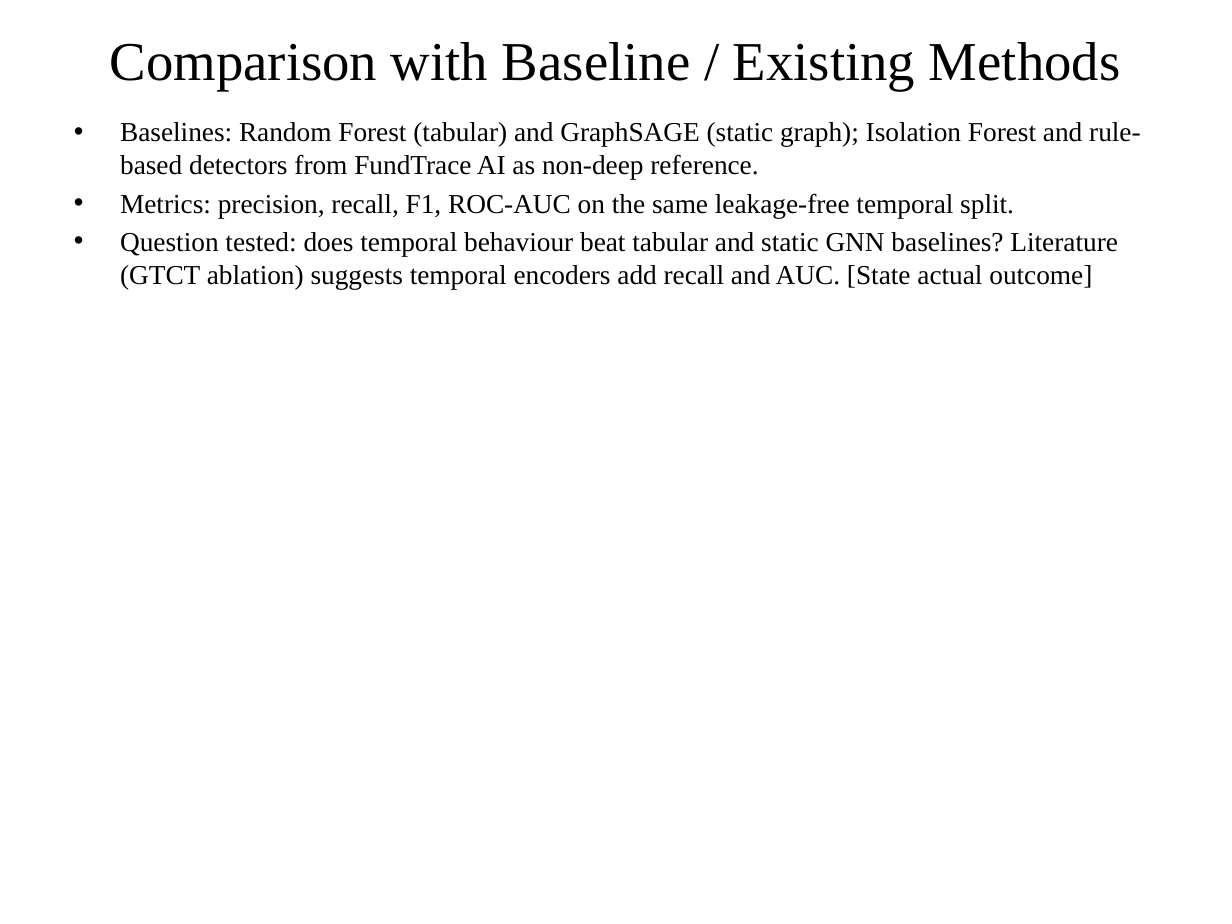
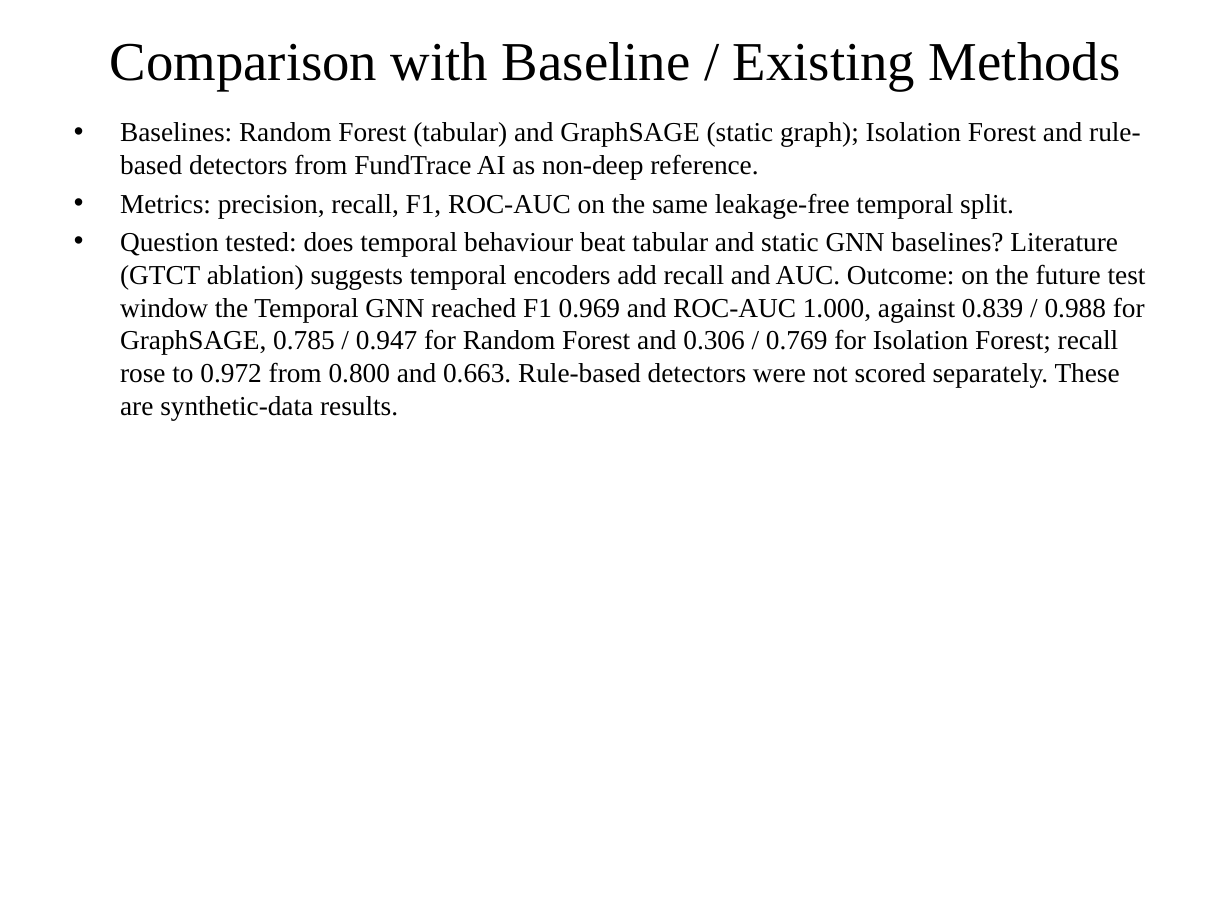
Before and after one commit to ImGhost7/Fraudscope, a slide deck: slide 14 of FraudScope_DL_Project_Implementation.pptx. Drawn at 1232x924 pixels with LibreOffice and Linux fonts; fonts in the diff are those of the drawing. Boxes give left, top, right and bottom in pixels: in the first picture for what was removed or moved away, otherwise in the second. Text is boxed around its words. In the diff, an @@ line names an element or a change of style, - is before the commit and + after.

```diff
--- a/FraudScope_DL_Project_Implementation.pptx
+++ b/FraudScope_DL_Project_Implementation.pptx
@@ text at box(120, 232, 1146, 420): text changed @@
-• Question tested: does temporal behaviour beat tabular and static GNN baselines? Literature (GTCT ablation) suggests temporal encoders add recall and AUC. [State actual outcome]
+• Question tested: does temporal behaviour beat tabular and static GNN baselines? Literature (GTCT ablation) suggests temporal encoders add recall and AUC. Outcome: on the future test window the Temporal GNN reached F1 0.969 and ROC-AUC 1.000, against 0.839 / 0.988 for GraphSAGE, 0.785 / 0.947 for Random Forest and 0.306 / 0.769 for Isolation Forest; recall rose to 0.972 from 0.800 and 0.663. Rule-based detectors were not scored separately. These are synthetic-data results.
```
Also in this commit, not shown: 9 other slides changed, 1 slide added, 20 other files.
